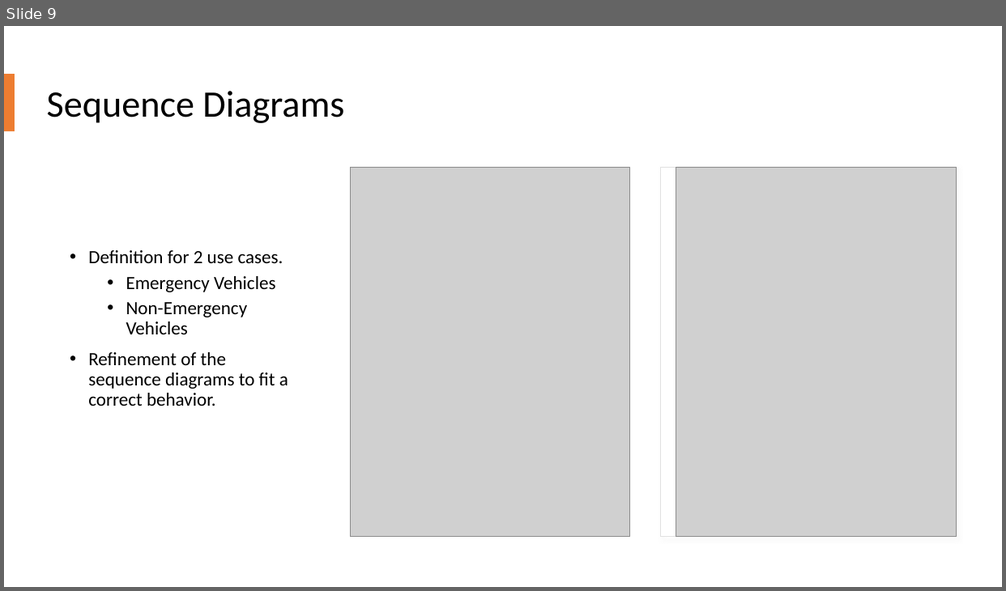
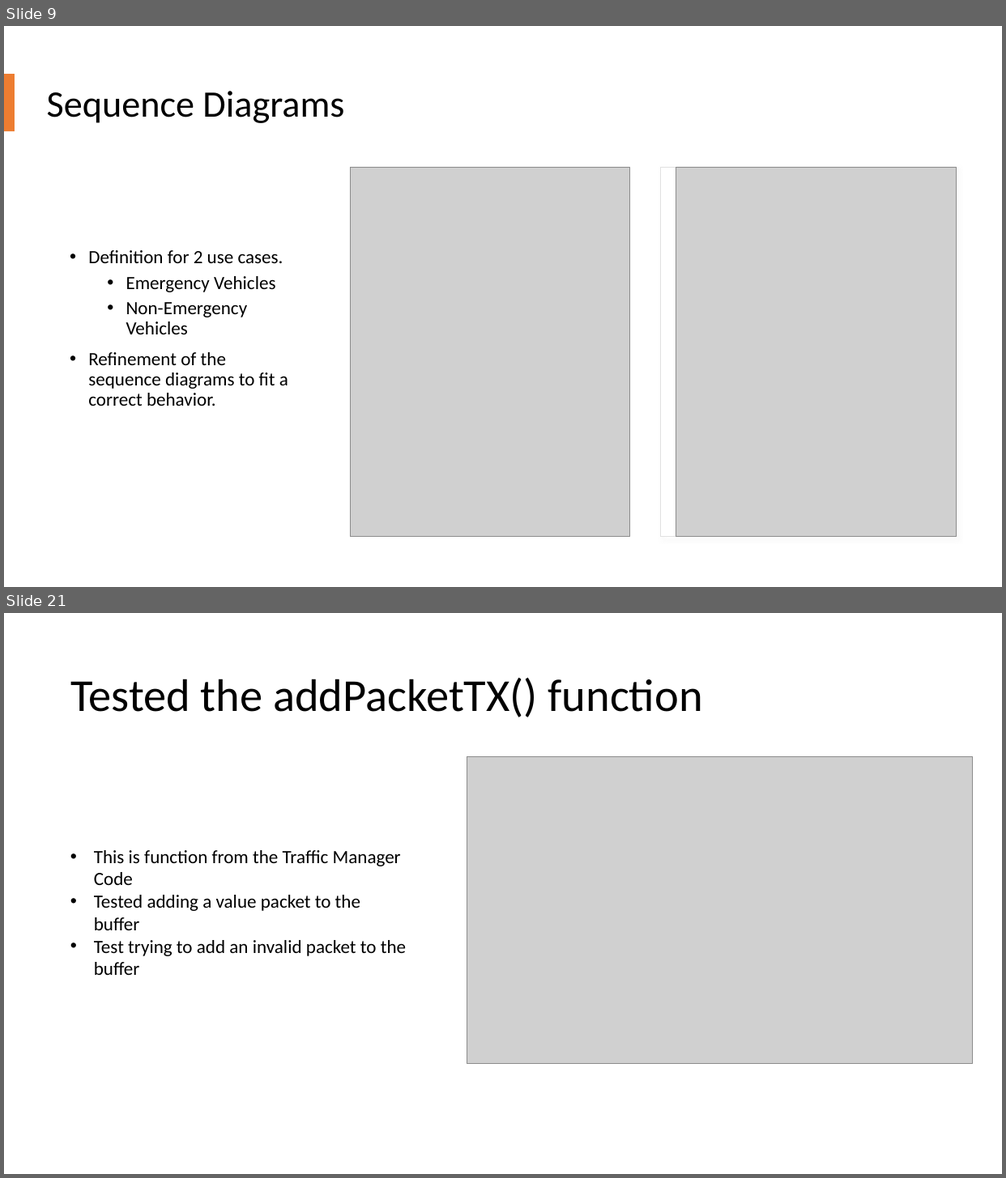
Before and after one commit to allerter/ESE-Smart-City, a slide deck: Requirements/Presentations/Presentation_Luis.pptx. Shown one above the other, each under a label of ours: slide 9 before the commit, slides 9 and 21 after it; the slides between them are not shown. The pictures are 1006x591 and 1006x1178 pixels, drawn with LibreOffice and Linux fonts; fonts in the diff are those of the drawing; grey boxes stand for pictures. Boxes give left, top, right and bottom in pixels: in the first picture for what was removed or moved away, otherwise in the second. Text is boxed around its words. In the diff, an @@ line names an element or a change of style, - is before the commit and + after.

```diff
--- a/Requirements/Presentations/Presentation_Luis.pptx
+++ b/Requirements/Presentations/Presentation_Luis.pptx
@@ slide 21 added at box(4, 613, 1002, 1174), background #FFFFFF @@
@@ title added at box(70, 678, 703, 717), 44 pt, text #000000 @@
+Tested the addPacketTX() function
@@ picture added at box(467, 756, 973, 1063) @@
@@ text added at box(94, 850, 406, 975), 18 pt, text #000000 @@
+• This is function from the Traffic Manager Code
+• Tested adding a value packet to the buffer
+• Test trying to add an invalid packet to the buffer
```
Also in this commit, not shown: 12 other slides added, 4 other files.
